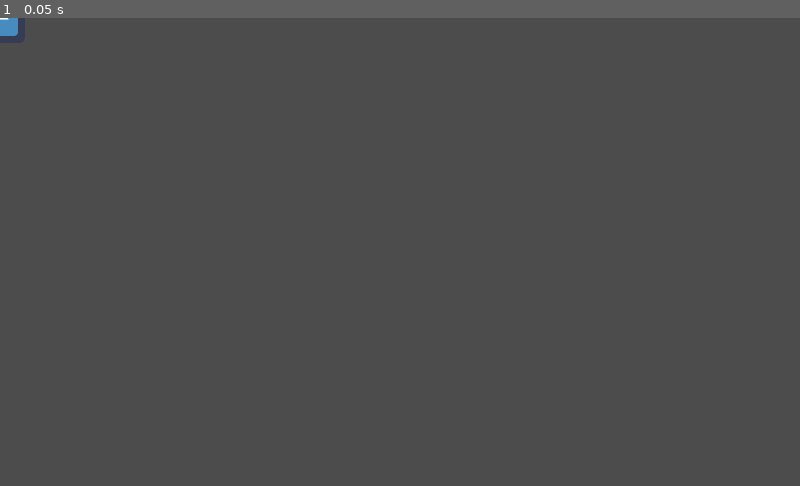
Above: before the commit, frame 1.
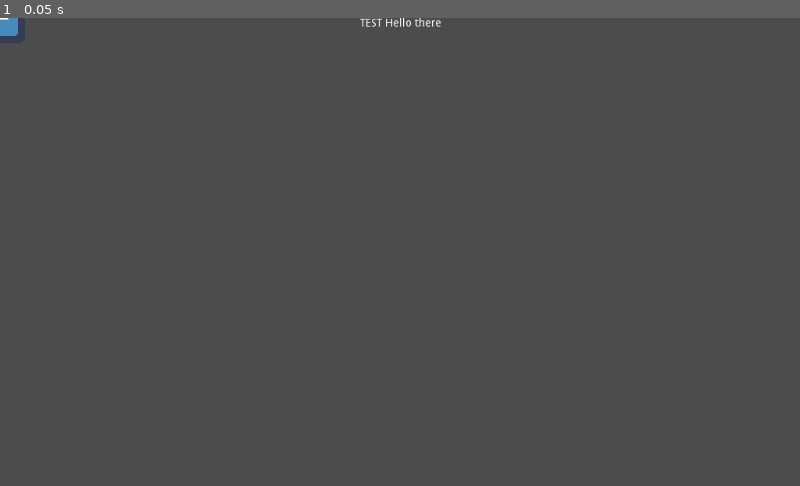
Above: after the commit, the same moment.

Repository: EmilBert/Harvest
Game: Godot game, scene res://World.tscn
The game is run twice, just before and just after one commit, with the same random seed, the same clock (stepped at 60 frames per second) and the same inputs. The engine's default icon, where the game draws it, is replaced by a stand-in: a white triangle on a blue panel in a dark square.
Inputs:
- Up to frame 1 (0.05 s): no input

The runs differ from the first frame. In frame 1, less than 0.1% of the frame differs, in the area x 45-56%, y 0-2%.

Commit message:
Added UI label for timer

Diff:
--- /dev/null
+++ b/Clock.gd
@@ -0,0 +1,5 @@
+extends Node2D
+
+
+func _ready() -> void:
+	$Control/RichTextLabel.bbcode_text += "Hello there"
--- /dev/null
+++ b/Timer.tscn
@@ -0,0 +1,21 @@
+[gd_scene load_steps=2 format=2]
+
+[ext_resource path="res://Clock.gd" type="Script" id=1]
+
+[node name="Timer" type="Node2D"]
+script = ExtResource( 1 )
+
+[node name="Control" type="Control" parent="."]
+margin_right = 40.0
+margin_bottom = 40.0
+
+[node name="RichTextLabel" type="RichTextLabel" parent="Control"]
+margin_right = 1023.0
+margin_bottom = 30.0
+bbcode_enabled = true
+bbcode_text = "[center] TEST "
+text = " TEST "
+fit_content_height = true
+scroll_active = false
+
+[node name="Timer" type="Timer" parent="Control"]
--- a/World.tscn
+++ b/World.tscn
@@ -1,6 +1,7 @@
-[gd_scene load_steps=2 format=2]
+[gd_scene load_steps=3 format=2]
 
 [ext_resource path="res://Tractor.tscn" type="PackedScene" id=1]
+[ext_resource path="res://Timer.tscn" type="PackedScene" id=2]
 
 [node name="World" type="Node2D"]
 
@@ -8,3 +9,5 @@
 format = 1
 
 [node name="Tractor" parent="." instance=ExtResource( 1 )]
+
+[node name="Timer" parent="." instance=ExtResource( 2 )]
